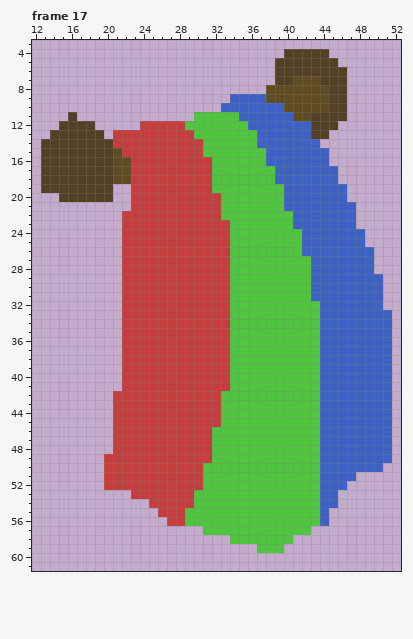
A pixel-art file gets an edit: Sprites/Items/items.aseprite. Above is the file before it was changed.
64x64 pixels, 19 frames. Colours within 5 levels of each other are drawn and written as one. Shown: frame 17: x 12..52, y 3..61. The commit also changed other frames, which this record leaves out.
After the commit:
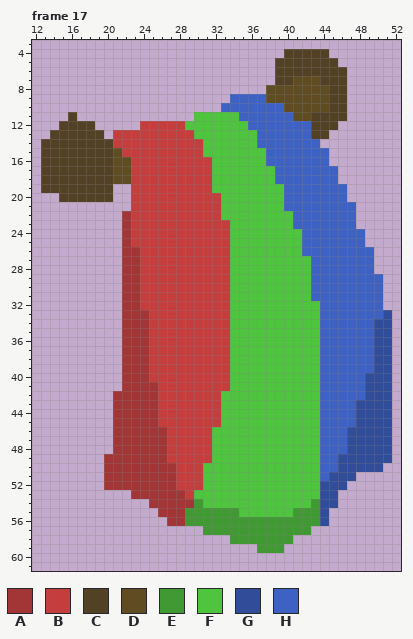
Palette (. is transparent): A #a23636  B #c43e3e  C #524125  D #5f4c23  E #409933  F #4fc43e  G #314d99  H #3e62c4
Diff:
Changed rows in their new state; - is an unchanged pixel.
Frame 17, layer "Items":
first column x 20:
22 --A-----------------------------
23 --A-----------------------------
24 --A-----------------------------
25 --A-----------------------------
26 --AA----------------------------
27 --AA----------------------------
28 --AA----------------------------
29 --AA----------------------------
30 --AA----------------------------
31 --AA----------------------------
32 --AA----------------------------
33 --AAA--------------------------G
34 --AAA-------------------------GG
35 --AAA-------------------------GG
36 --AAA-------------------------GG
37 --AAA-------------------------GG
38 --AAA-------------------------GG
39 --AAA-------------------------GG
40 --AAA------------------------GGG
41 --AAAA-----------------------GGG
42 -AAAAA-----------------------GGG
43 -AAAAA----------------------GGGG
44 -AAAAA----------------------GGGG
45 -AAAAA----------------------GGGG
46 -AAAAAA--------------------GGGGG
47 -AAAAAA--------------------GGGGG
48 -AAAAAA--------------------GGGGG
49 AAAAAAA-------------------GGGGGG
50 AAAAAAAA------------------GGGGG-
51 AAAAAAAA-----------------GGG----
52 AAAAAAAA----------------GGG-----
53 ---AAAAAA---------------GG------
54 -----AAAAAE------------EGG------
55 ------AAAEEEEEE------EEEG-------
56 -------AAEEEEEEEEEEEEEEEG-------
57 -----------EEEEEEEEEEEE---------
58 --------------EEEEEEE-----------
59 -----------------EEE------------
Changed places in both pictures, as pixel boxes (x1, y1, x2, y2):
changed: (104, 211, 392, 553)
